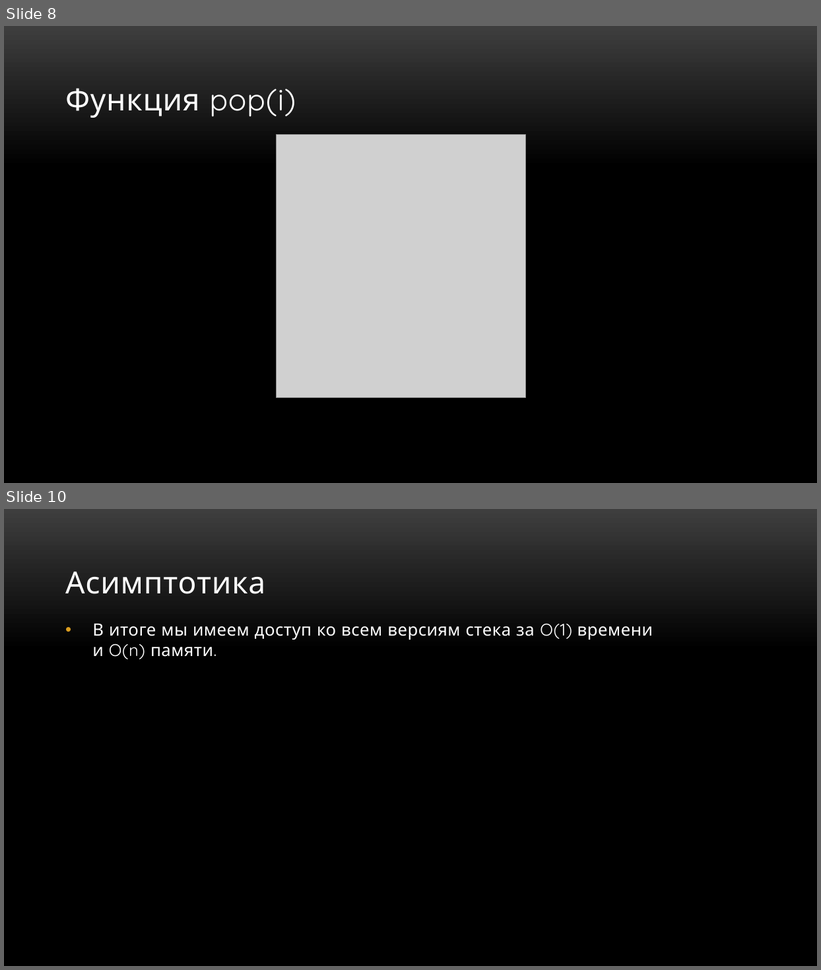
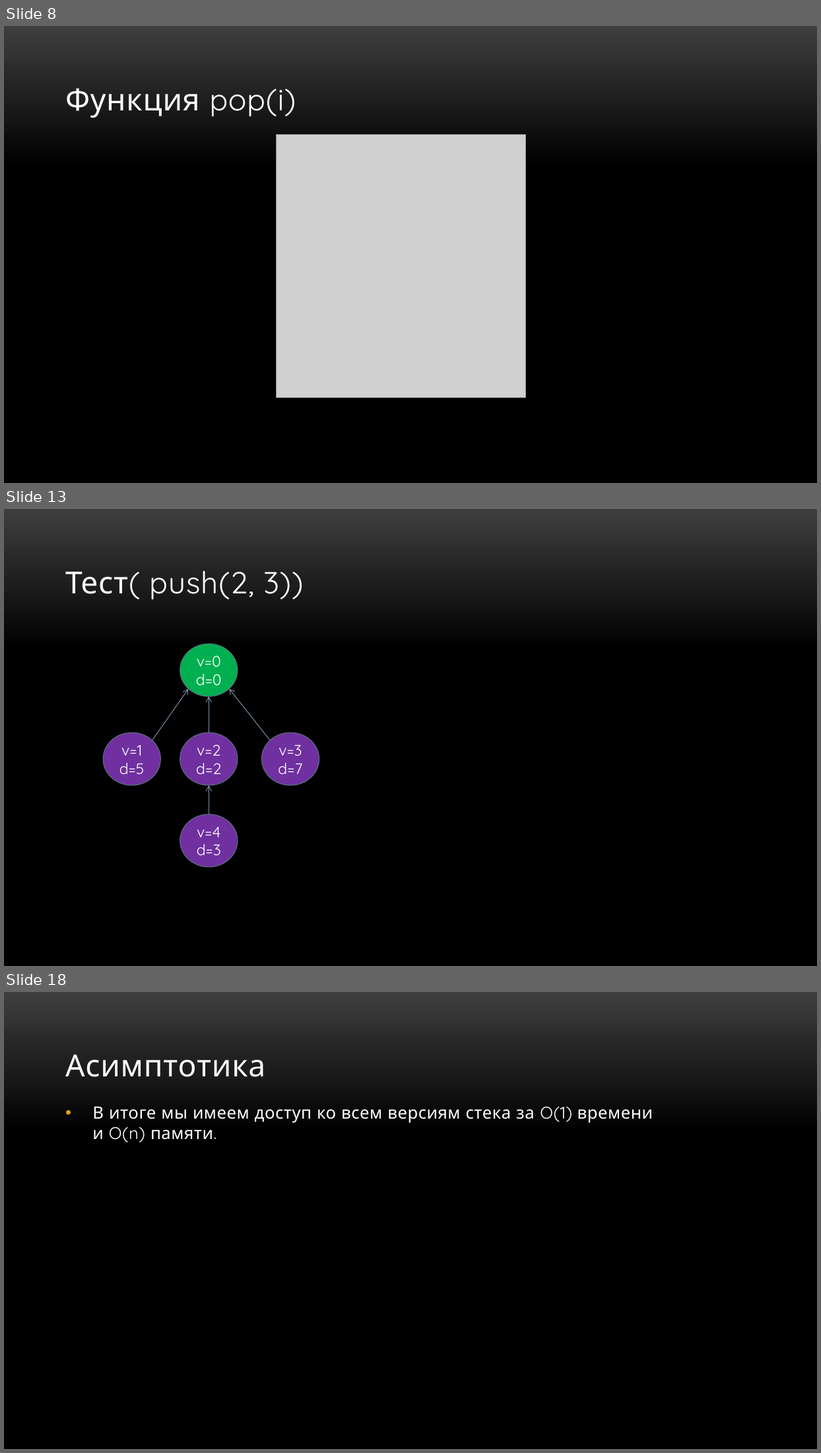
Before and after one commit to Aragonro/stack, a slide deck: Персистентный стек.pptx. Shown one above the other, each under a label of ours: slides 8 and 10 before the commit, slides 8, 13 and 18 after it; the slides between them are not shown. The pictures are 821x970 and 821x1453 pixels, drawn with LibreOffice and Linux fonts; fonts in the diff are those of the drawing; grey boxes stand for pictures; background and template pictures are left out. Boxes give left, top, right and bottom in pixels: in the first picture for what was removed or moved away, otherwise in the second. Text is boxed around its words. In the diff, an @@ line names an element or a change of style, - is before the commit and + after.

```diff
--- a/Персистентный стек.pptx
+++ b/Персистентный стек.pptx
@@ slide 13 added at (x1=4, y1=509, x2=817, y2=966), background picture (left out) @@
@@ title added at (x1=65, y1=571, x2=304, y2=599), 36 pt, text #FFFFFF @@
+Тест( push(2, 3))
@@ ellipse added at (x1=180, y1=644, x2=238, y2=697), fill #00B050, outline #5D7080 0.85 pt, 18 pt, text #FFFFFF @@
+v=0
+d=0
@@ arrow added from (152, 741) to (188, 689), #7E97AD 0.75 pt @@
@@ arrow added from (209, 733) to (209, 697), #7E97AD 0.75 pt @@
@@ arrow added from (270, 741) to (229, 689), #7E97AD 0.75 pt @@
@@ ellipse added at (x1=103, y1=733, x2=160, y2=786), fill #7030A0, outline #5D7080 0.85 pt, 18 pt, text #FFFFFF @@
+v=1
+d=5
@@ ellipse added at (x1=180, y1=733, x2=238, y2=786), fill #7030A0, outline #5D7080 0.85 pt, 18 pt, text #FFFFFF @@
+v=2
+d=2
@@ ellipse added at (x1=261, y1=733, x2=319, y2=786), fill #7030A0, outline #5D7080 0.85 pt, 18 pt, text #FFFFFF @@
+v=3
+d=7
@@ arrow added from (209, 815) to (209, 786), #7E97AD 0.75 pt @@
@@ ellipse added at (x1=180, y1=815, x2=238, y2=867), fill #7030A0, outline #5D7080 0.85 pt, 18 pt, text #FFFFFF @@
+v=4
+d=3
@@ what was slide 10 is now slide 18 @@
```
Also in this commit, not shown: 8 other slides added, 1 slide removed.
